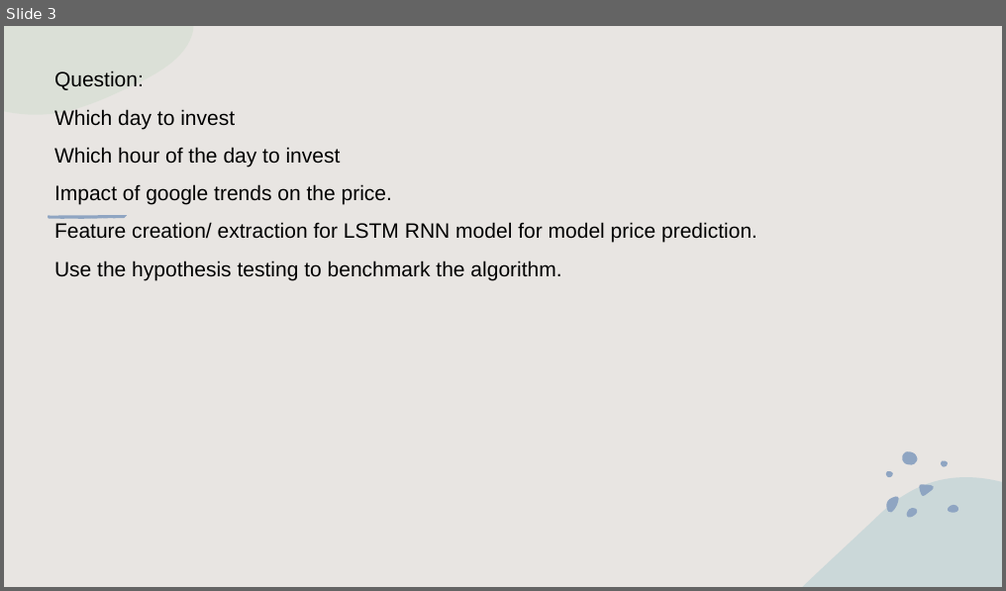
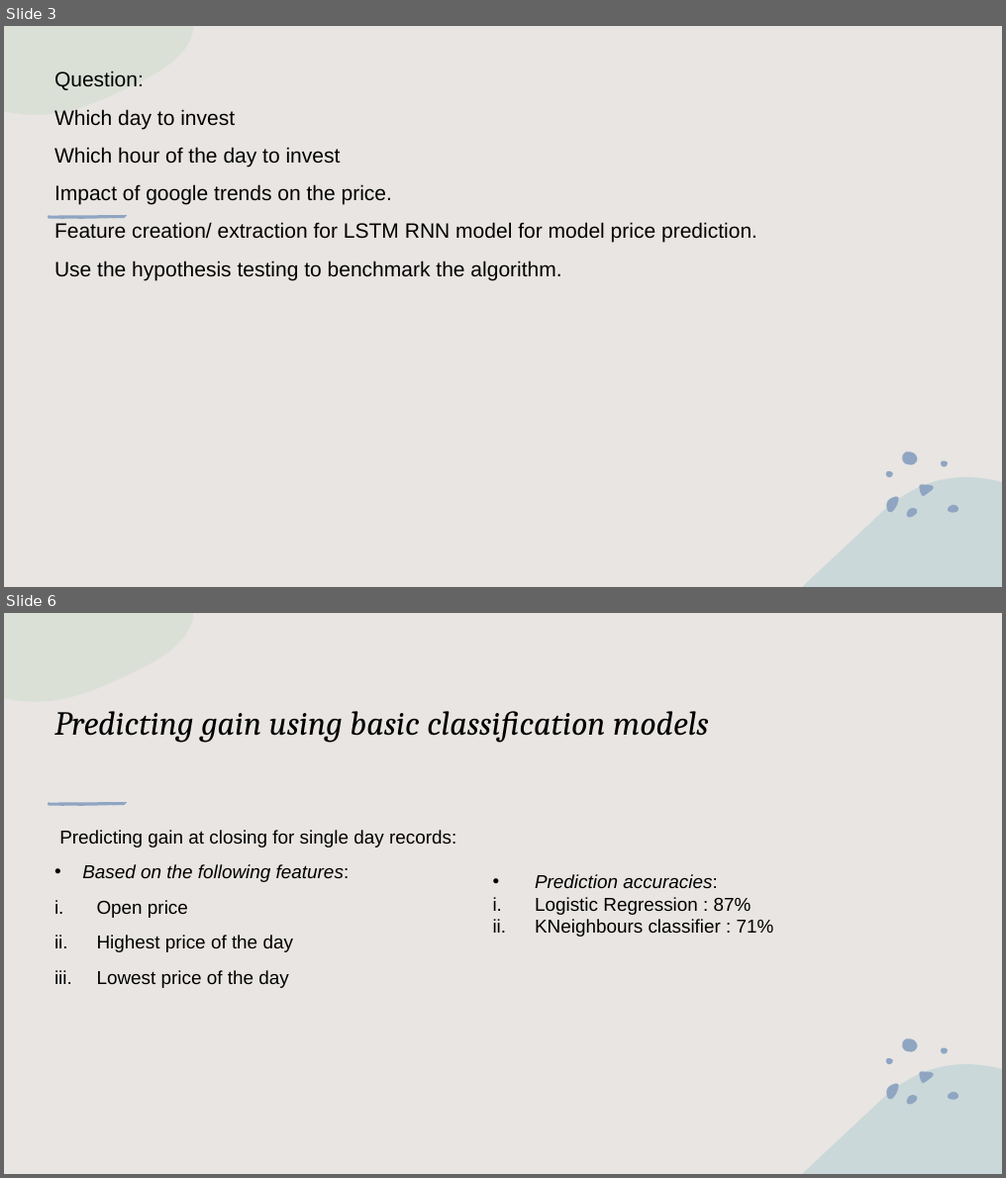
Before and after one commit to gamparohit/bitcoin, a slide deck: Data Mining Project.pptx. Shown one above the other, each under a label of ours: slide 3 before the commit, slides 3 and 6 after it; the slides between them are not shown. The pictures are 1006x591 and 1006x1178 pixels, drawn with LibreOffice and Linux fonts; fonts in the diff are those of the drawing. Boxes give left, top, right and bottom in pixels: in the first picture for what was removed or moved away, otherwise in the second. Text is boxed around its words. In the diff, an @@ line names an element or a change of style, - is before the commit and + after.

```diff
--- a/Data Mining Project.pptx
+++ b/Data Mining Project.pptx
@@ slide 6 added at [4,613,1002,1174], background #E8E5E2; not listed: 14 template elements that a slide beside it also shows @@
@@ title added at [54,711,709,742], 32.4 pt, text #000000, italic @@
+Predicting gain using basic classification models
@@ text added at [59,830,456,988], 18 pt, text #000000 @@
+Predicting gain at closing for single day records:
+• Based on the following features:
+i. Open price
+ii. Highest price of the day
+iii. Lowest price of the day
@@ text added at [535,874,774,937], 18 pt, text #000000 @@
+• Prediction accuracies:
+i. Logistic Regression : 87%
+ii. KNeighbours classifier : 71%
```
Also in this commit, not shown: 2 slides changed, 3 other slides added.
